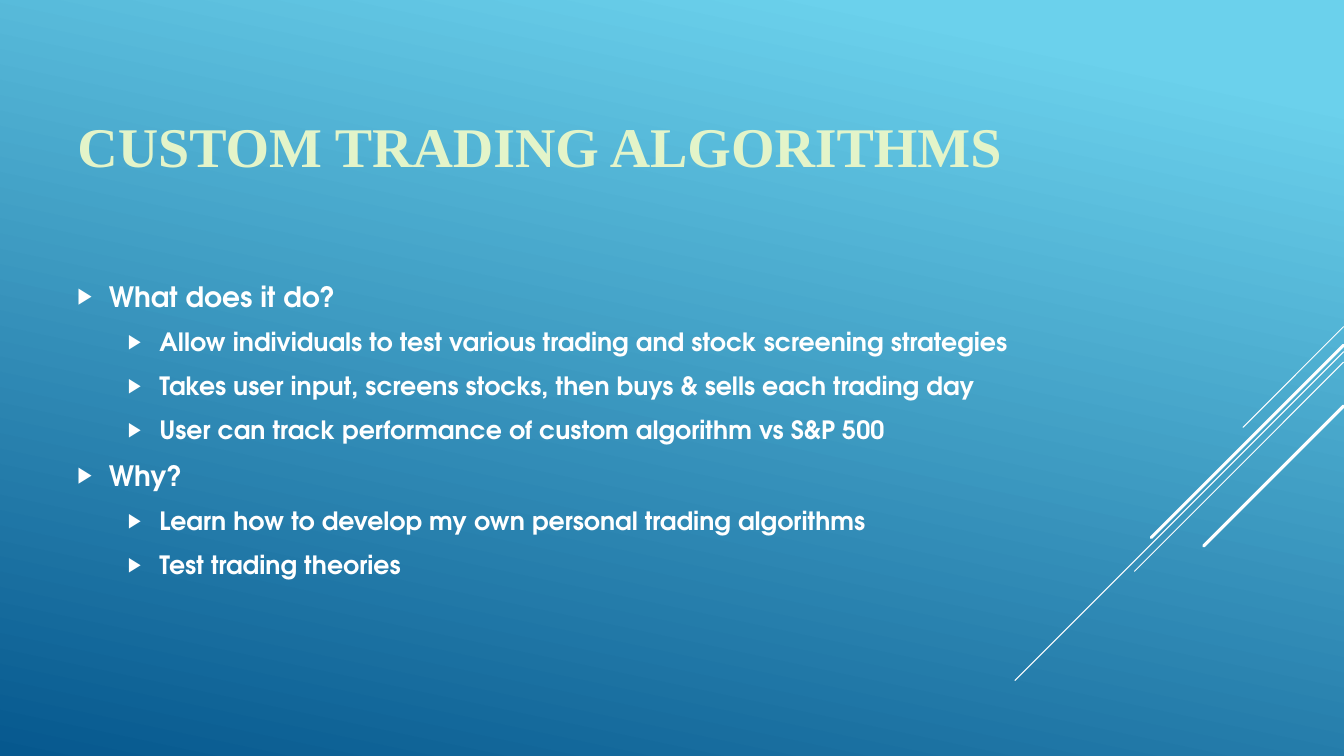
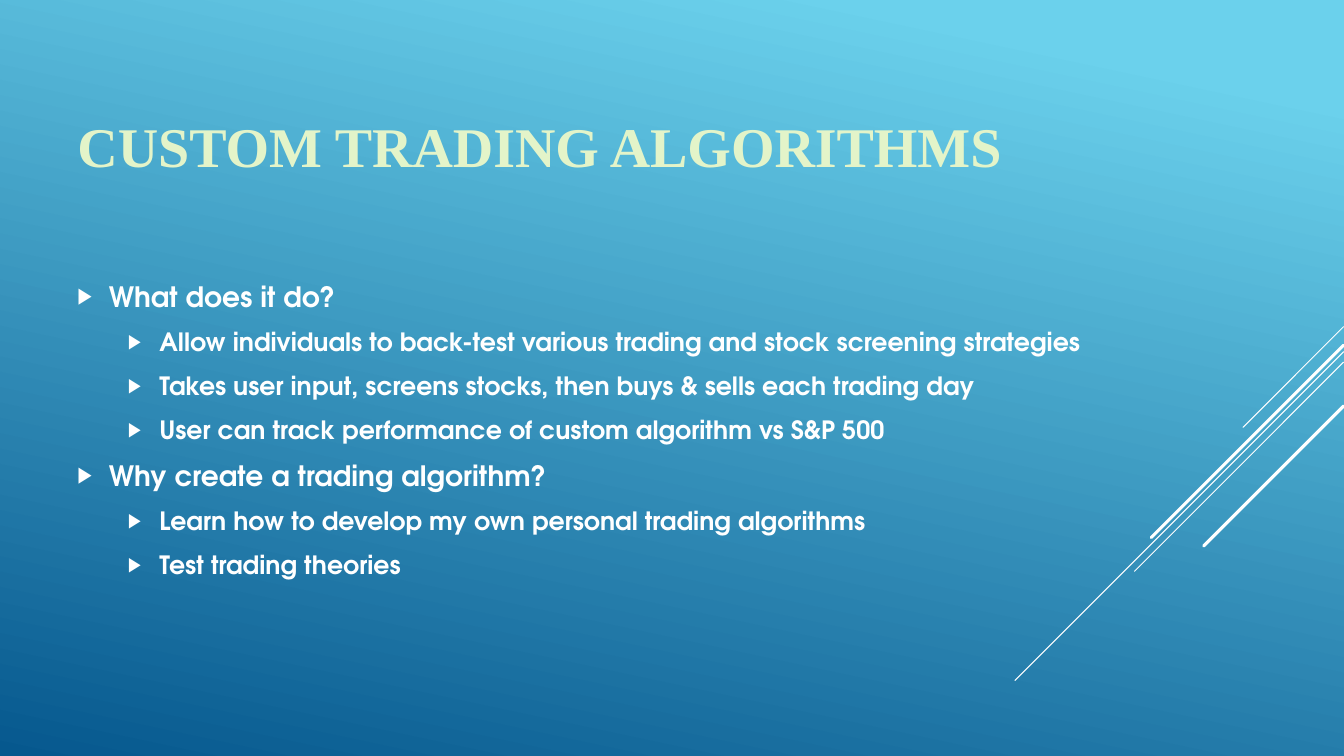
Before and after one commit to shaunc44/custom-trading-algorithms, a slide deck: slide 3 of FinalPresentation.pptx (slide 2 before the commit). Drawn at 1344x756 pixels with LibreOffice and Linux fonts; fonts in the diff are those of the drawing. Boxes give left, top, right and bottom in pixels: in the first picture for what was removed or moved away, otherwise in the second. Text is boxed around its words. In the diff, an @@ line names an element or a change of style, - is before the commit and + after.

Commit message:
fix css; work on presentation

```diff
--- a/FinalPresentation.pptx
+++ b/FinalPresentation.pptx
@@ text at box(159, 331, 1080, 357): text changed @@
-  ▶ Allow individuals to test various trading and stock screening strategies
+  ▶ Allow individuals to back-test various trading and stock screening strategies
@@ text at box(109, 464, 546, 492): text changed @@
-▶ Why?
+▶ Why create a trading algorithm?
```
Also in this commit, not shown: 5 other slides changed, 1 slide added, 2 other files.
